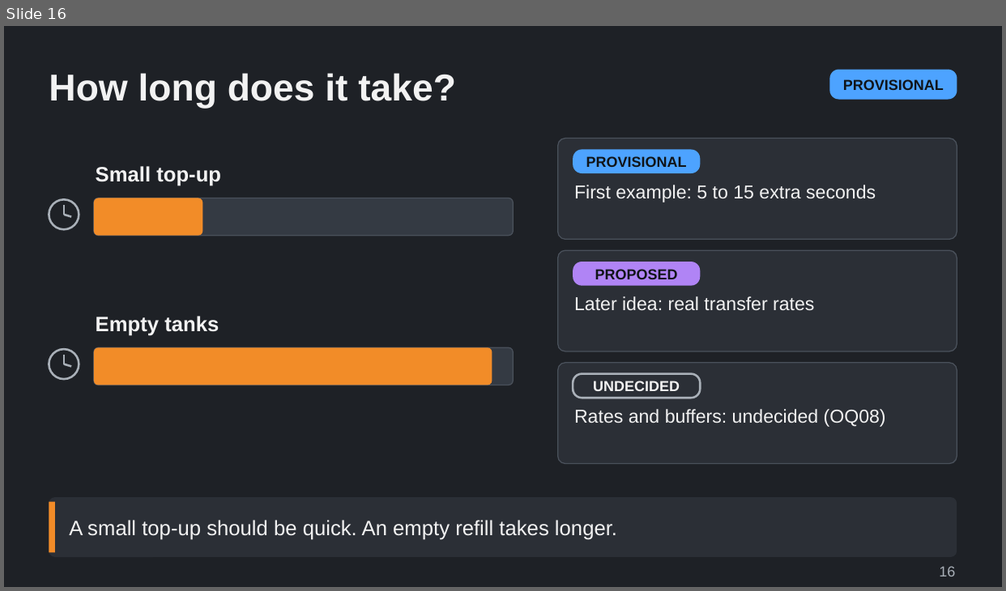
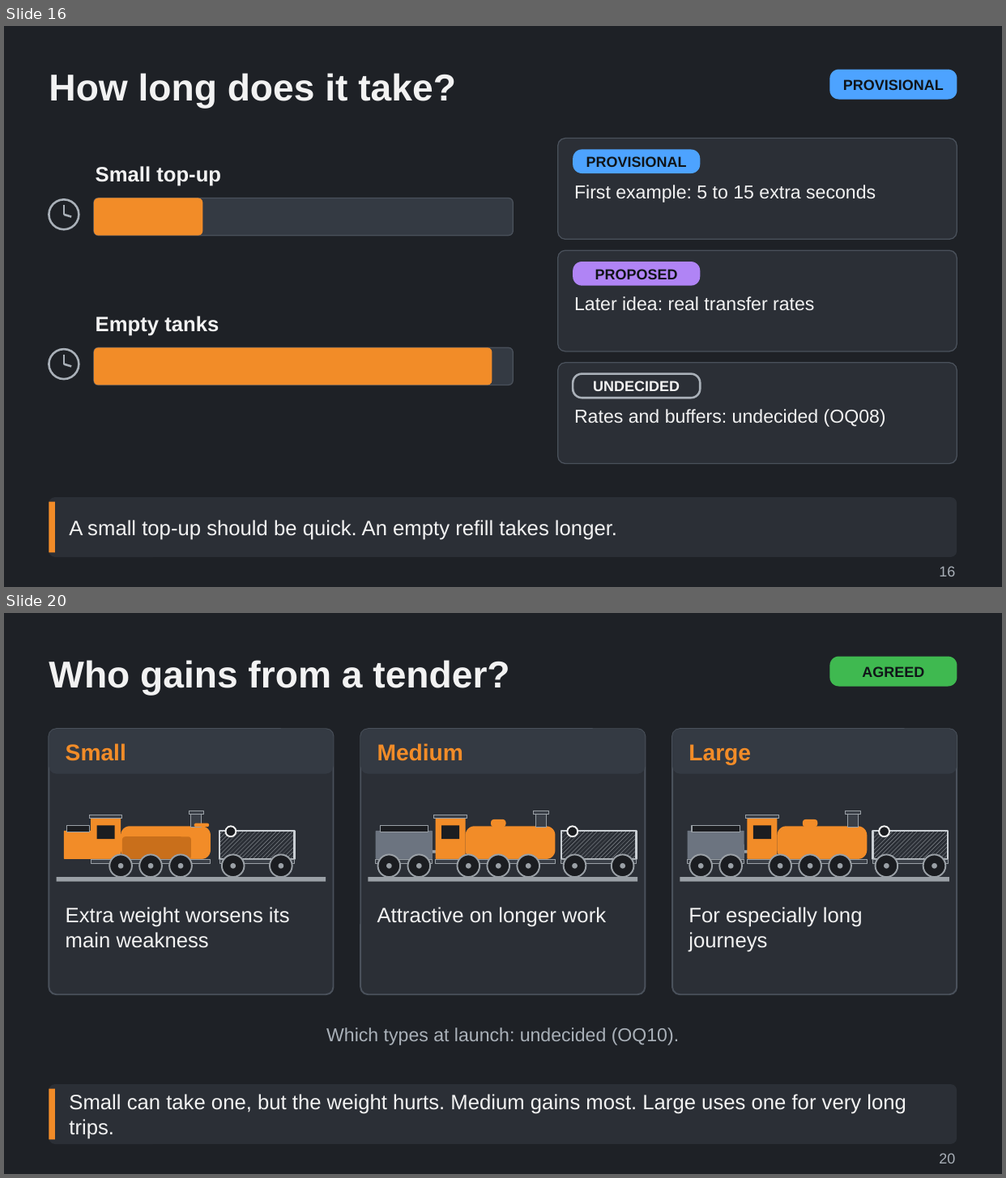
Before and after one commit to Tarenkookoo/Satisfactory---Early-Locomotion, a slide deck: Reporting/Claude Presents/Deck3_Servicing/Coal_Water_and_Servicing_Explained.pptx. Shown one above the other, each under a label of ours: slide 16 before the commit, slides 16 and 20 after it; the slides between them are not shown. The pictures are 1006x591 and 1006x1178 pixels, drawn with LibreOffice and Linux fonts; fonts in the diff are those of the drawing. Boxes give left, top, right and bottom in pixels: in the first picture for what was removed or moved away, otherwise in the second. Text is boxed around its words. In the diff, an @@ line names an element or a change of style, - is before the commit and + after.

```diff
--- a/Reporting/Claude Presents/Deck3_Servicing/Coal_Water_and_Servicing_Explained.pptx
+++ b/Reporting/Claude Presents/Deck3_Servicing/Coal_Water_and_Servicing_Explained.pptx
@@ slide 20 added at box(4, 613, 1002, 1174), background #1E2126 @@
@@ title added at box(49, 660, 509, 696), 36 pt, text #F2F2F2, bold @@
+Who gains from a tender?
@@ rounded rectangle added at box(829, 657, 957, 687), fill #3FB950, 14 pt, text #101418, bold @@
+AGREED
@@ group added at box(49, 729, 957, 1046): 41 ellipses, 31 rectangles, 19 rounded rectangles, 7 texts @@
+Small
+Extra weight worsens its main weakness
+Medium
+Attractive on longer work
+Large
+For especially long journeys
+Which types at launch: undecided (OQ10).
@@ rounded rectangle added at box(49, 1084, 957, 1144), fill #2B2F36 @@
@@ rectangle added at box(49, 1089, 55, 1140), fill #F28C28 @@
@@ text added at box(69, 1094, 906, 1139), 20 pt, text #F2F2F2 @@
+Small can take one, but the weight hurts. Medium gains most. Large uses one for very long trips.
@@ text added at box(939, 1153, 955, 1164), 14 pt, text #A9B0B8 @@
+20
```
Also in this commit, not shown: 7 other slides added, 4 other files.
